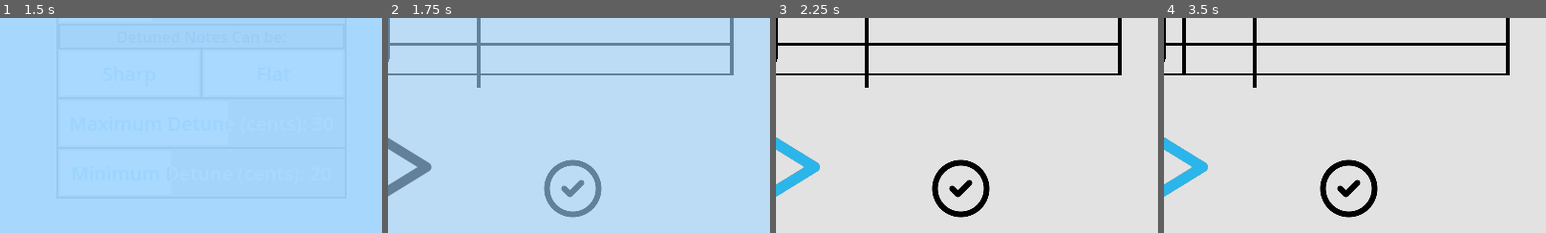
Above: before the commit, frames 1-4 (left to right).
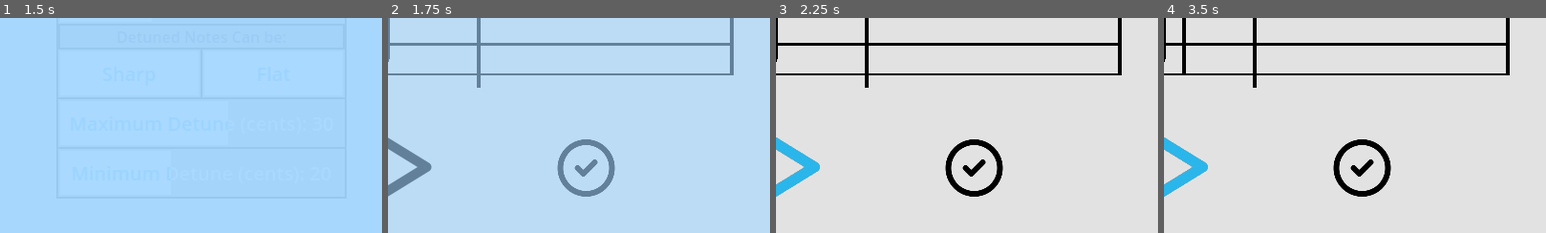
Above: after the commit, the same moments.

Repository: Sniggiho/COMP225-Reluna
Game: Godot game, scene res://Scenes/MainMenu/menuScreen.tscn
The game is run twice, just before and just after one commit, with the same random seed, the same clock (stepped at 60 frames per second) and the same inputs.
Inputs (mouse positions are % of the whole screen's width and height, from its top left):
- Up to frame 1 (1.5 s): click "freeplay" at 0.5 s; click (92, 14) at 1.25 s
- Up to frame 2 (1.75 s): no input
- Up to frame 3 (2.25 s): click (50, 85) at 2 s
- Up to frame 4 (3.5 s): click (50, 85) at 2.75 s
The pictures show only the part of the screen within x 50-100%, y 50-100%; the shares and areas given below are measured in that part.

Frame 1 is identical in both runs. In frame 2, 2.4% of the frame differs, in the area x 40-60%, y 56-93%; in frame 3, 2.5%; in frame 4, 2.5%.

Commit message:
rhys overthinking check button placement

Diff:
--- a/Project/Scenes/GameScene/firstScene.tscn
+++ b/Project/Scenes/GameScene/firstScene.tscn
@@ -57,10 +57,10 @@
 script = ExtResource("8_3d3gp")
 
 [node name="CheckButton" type="TextureButton" parent="."]
-offset_left = 1115.0
-offset_top = 735.0
-offset_right = 1355.0
-offset_bottom = 975.0
+offset_left = 1143.0
+offset_top = 692.0
+offset_right = 1383.0
+offset_bottom = 932.0
 scale = Vector2(0.6, 0.6)
 focus_neighbor_left = NodePath("../PlayButton")
 texture_normal = ExtResource("9_16myh")
